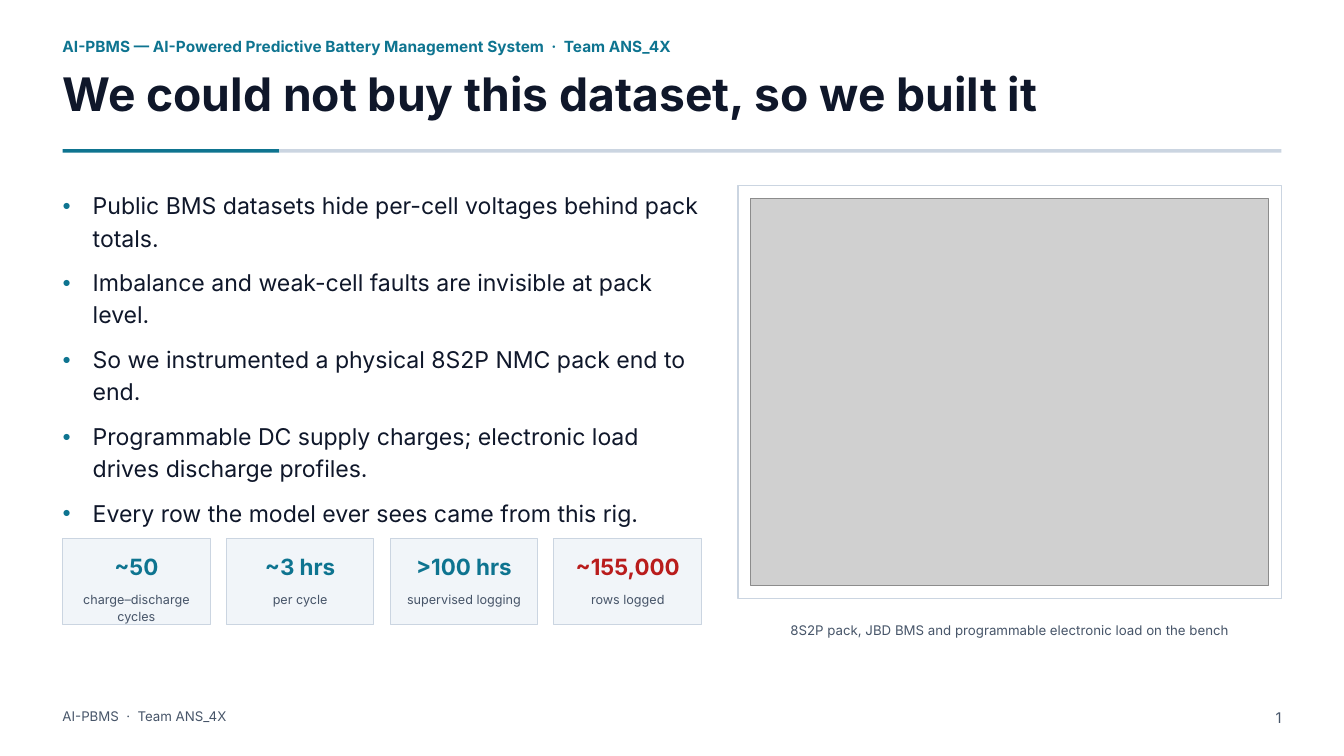
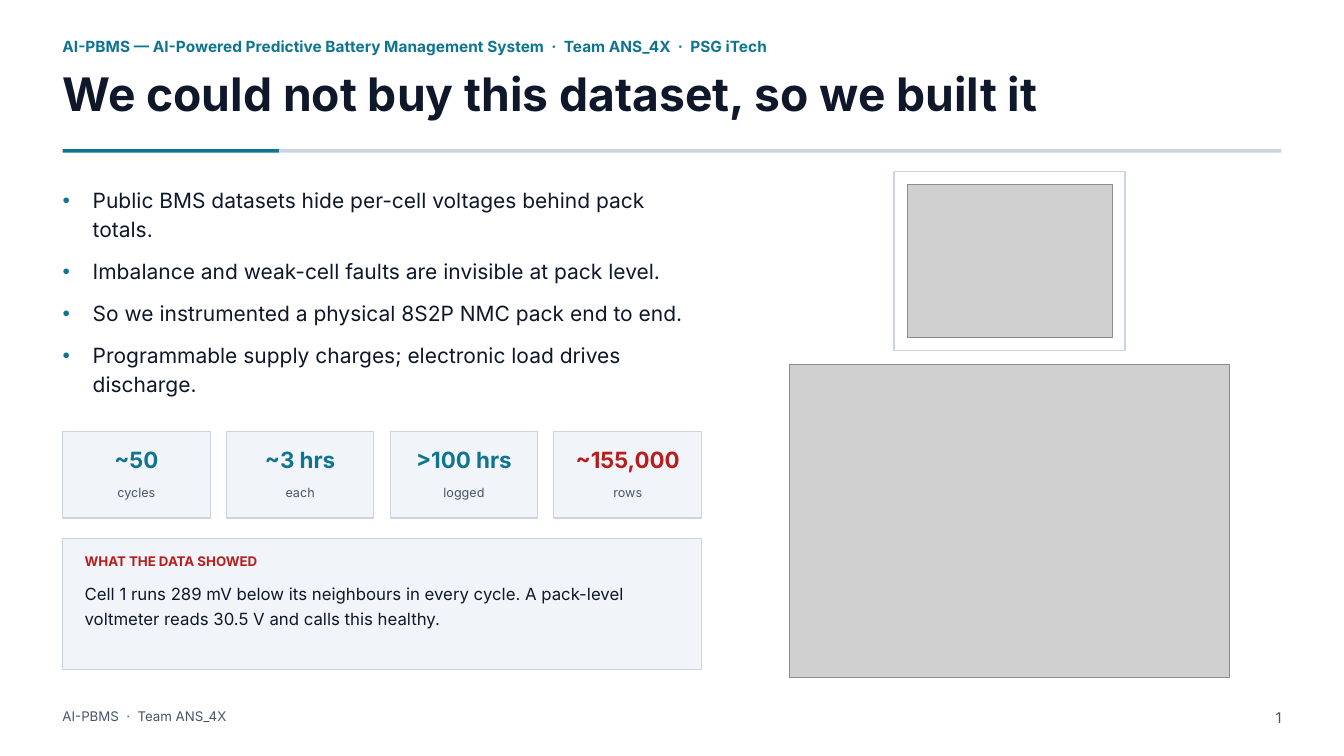
Before and after one commit to Adhi5504/Intelligent_BMS, a slide deck: slide 1 of AI_PBMS_8Slide.pptx. Drawn at 1344x756 pixels with LibreOffice and Linux fonts; fonts in the diff are those of the drawing; grey boxes stand for pictures. Boxes give left, top, right and bottom in pixels: in the first picture for what was removed or moved away, otherwise in the second. Text is boxed around its words. In the diff, an @@ line names an element or a change of style, - is before the commit and + after.

```diff
--- a/AI_PBMS_8Slide.pptx
+++ b/AI_PBMS_8Slide.pptx
@@ text at box(62, 40, 767, 56): text changed @@
-AI-PBMS — AI-Powered Predictive Battery Management System · Team ANS_4X
+AI-PBMS — AI-Powered Predictive Battery Management System · Team ANS_4X · PSG iTech
@@ rectangle added at box(894, 171, 1125, 351), fill #FFFFFF, outline #CBD5E1 1 pt @@
@@ text at box(93, 192, 683, 326): size 16.5 to 15 pt in "Public BMS datasets hide per-cell voltages behind ...", "Imbalance and weak-cell faults are invisible at ...", "So we instrumented a physical 8S2P NMC ..." @@
@@ picture: place and size @@
-picture at box(751, 199, 1268, 586)
+picture at box(907, 185, 1112, 338)
@@ text at box(93, 347, 621, 397): text changed; size 16.5 to 15 pt @@
-● Programmable DC supply charges; electronic load drives discharge profiles.
-● Every row the model ever sees came from this rig.
+● Programmable supply charges; electronic load drives discharge.
@@ picture added at box(789, 365, 1229, 678) @@
@@ 4 texts, 4 rectangles: place and size @@
-4 texts, 4 rectangles at box(63, 538, 701, 625)
+4 texts, 4 rectangles at box(63, 432, 701, 518)
@@ text at box(117, 488, 155, 500): text changed @@
-charge–discharge cycles
+cycles
@@ text at box(286, 488, 315, 497): text changed @@
-per cycle
+each
@@ text at box(443, 488, 484, 500): text changed @@
-supervised logging
+logged
@@ text at box(613, 490, 642, 497): text changed @@
-rows logged
+rows
@@ rectangle: place and size @@
-rectangle at box(738, 186, 1281, 599)
+rectangle at box(63, 538, 702, 669)
@@ rectangle at box(63, 538, 702, 669): fill #FFFFFF to #F1F5F9; outline #CBD5E1 1 pt to #CBD5E1 0.75 pt @@
@@ text added at box(85, 556, 257, 566), 9.5 pt, text #B91C1C, bold @@
+WHAT THE DATA SHOWED
@@ text at box(85, 587, 623, 629): text changed; size 9.5 to 12 pt; text colour #475569 to #0F172A @@
-8S2P pack, JBD BMS and programmable electronic load on the bench
+Cell 1 runs 289 mV below its neighbours in every cycle. A pack-level voltmeter reads 30.5 V and calls this healthy.
```
Also in this commit, not shown: 5 other slides changed, 2 slides added, 2 slides removed, 20 other files.
